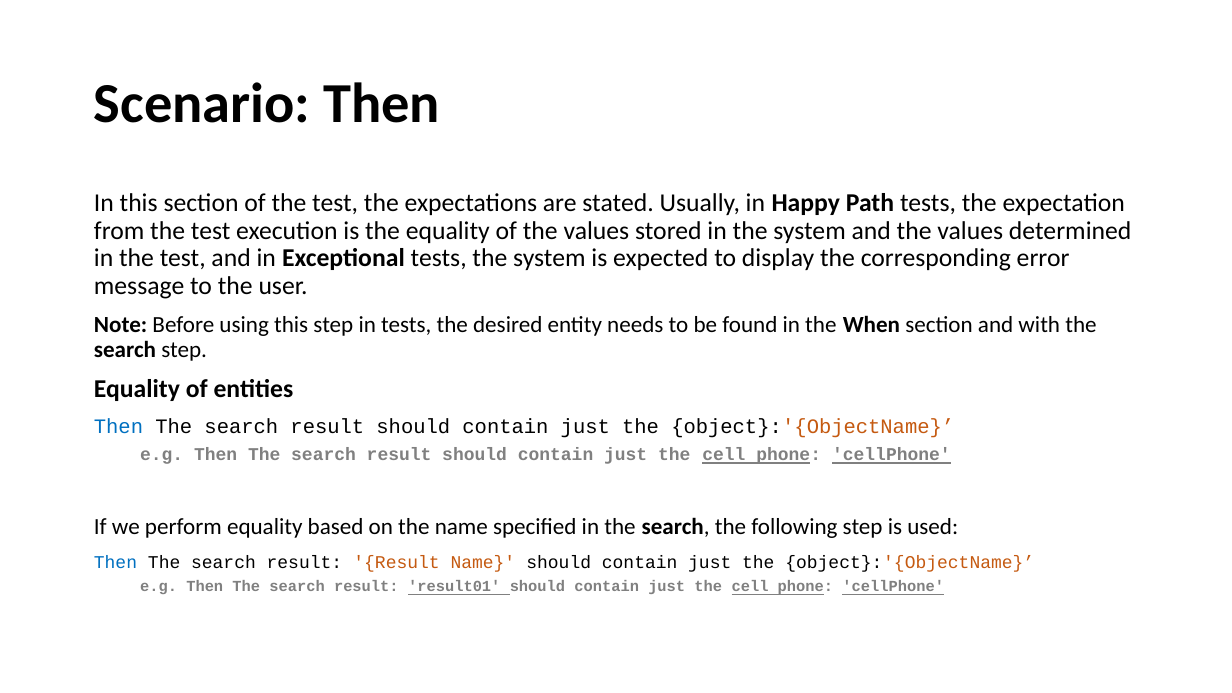
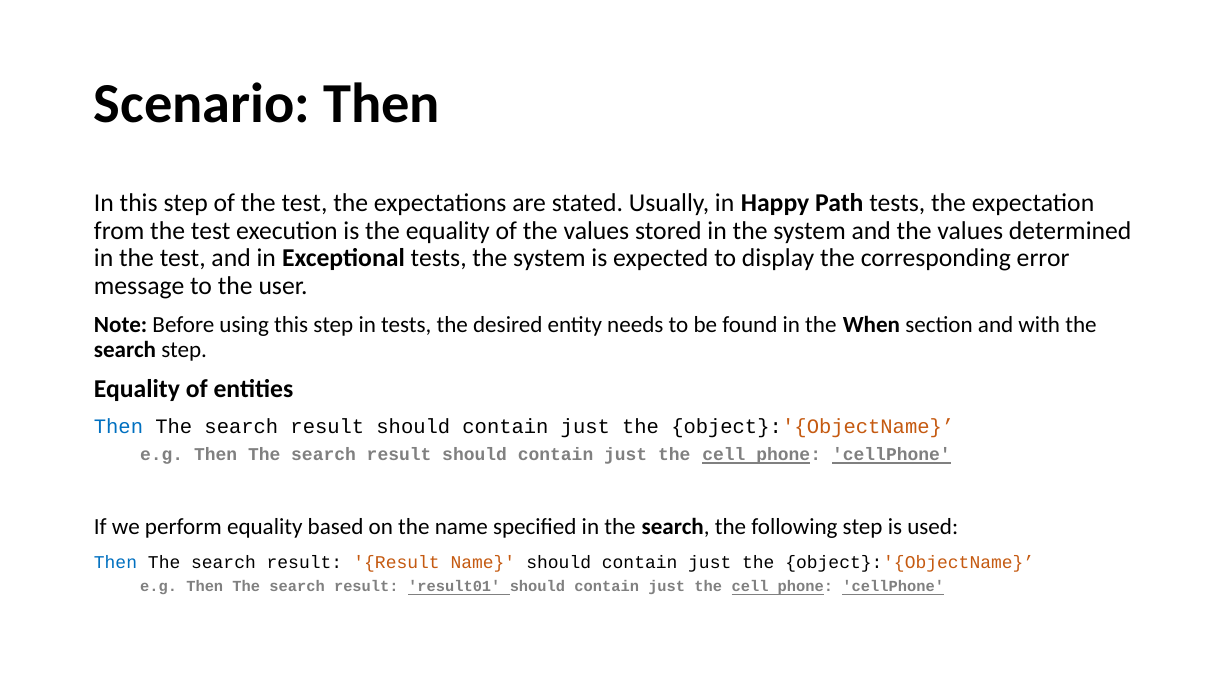
Before and after one commit to fmontazeri/Knowledeg, a slide deck: slide 46 of Gherkin.pptx. Drawn at 1232x693 pixels with LibreOffice and Linux fonts; fonts in the diff are those of the drawing. Boxes give left, top, right and bottom in pixels: in the first picture for what was removed or moved away, otherwise in the second. Text is boxed around its words. In the diff, an @@ line names an element or a change of style, - is before the commit and + after.

Commit message:
how to write scenarios

```diff
--- a/Gherkin.pptx
+++ b/Gherkin.pptx
@@ text at (94, 193, 1131, 299): text changed @@
-In this section of the test, the expectations are stated. Usually, in Happy Path tests, the expectation from the test execution is the equality of the values stored in the system and the values determined in the test, and in Exceptional tests, the system is expected to display the corresponding error message to the user.
+In this step of the test, the expectations are stated. Usually, in Happy Path tests, the expectation from the test execution is the equality of the values stored in the system and the values determined in the test, and in Exceptional tests, the system is expected to display the corresponding error message to the user.
```
Also in this commit, not shown: 1 other slide changed, 5 slides added.
